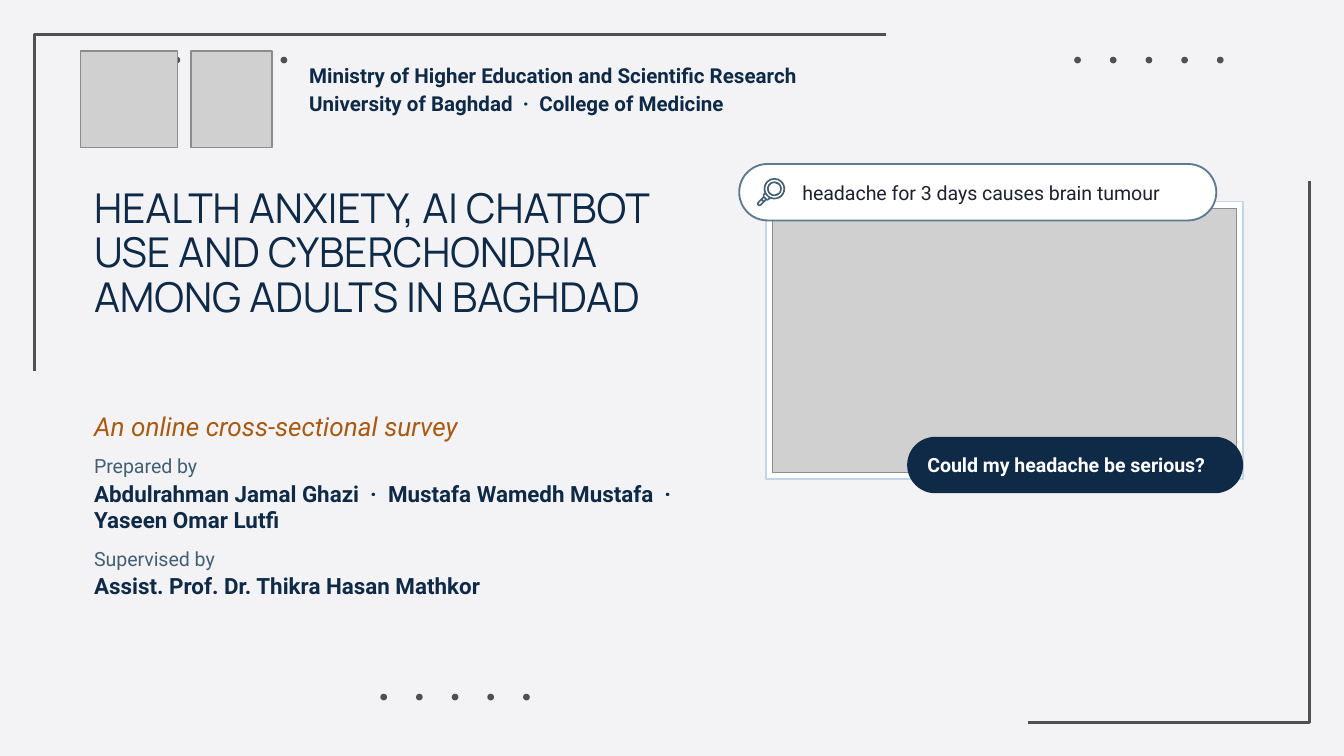
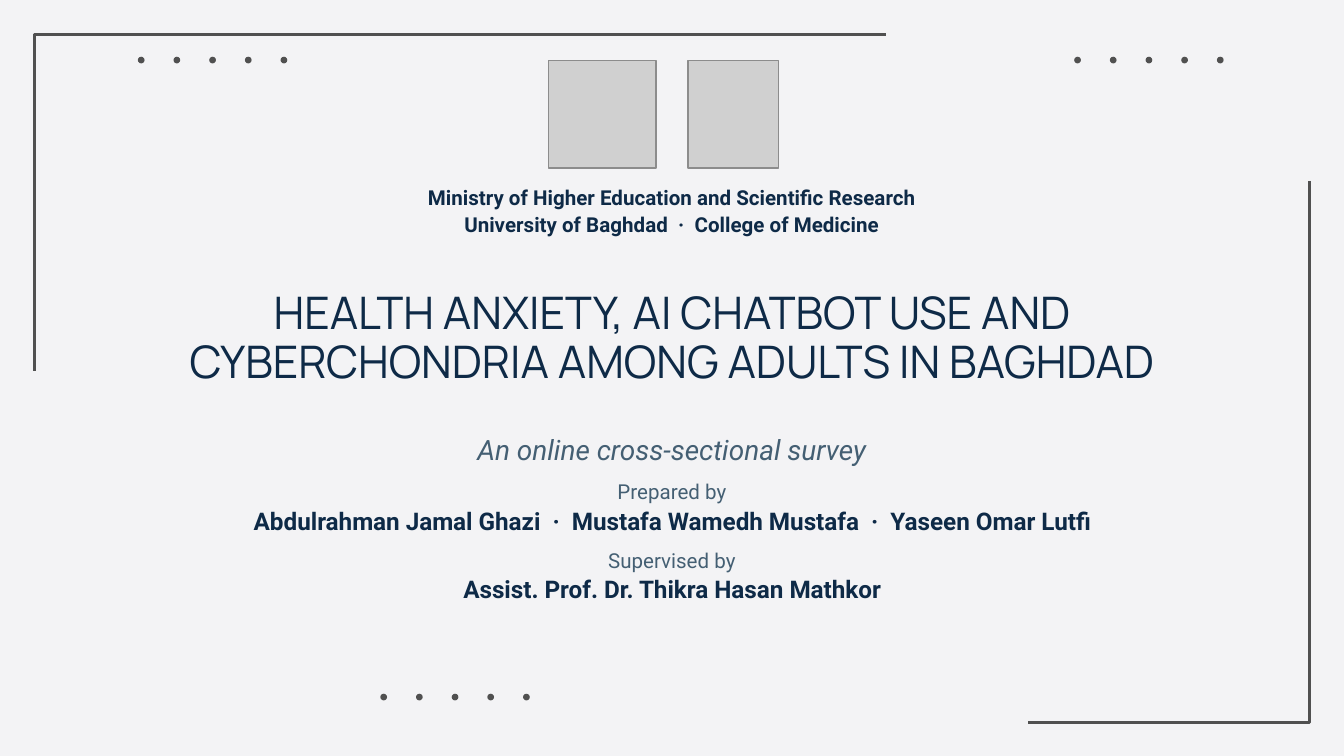
Before and after one commit to Yaseen279/History-Exam, a slide deck: slide 1 of research/output/study/slides/Defence_Final.pptx. Drawn at 1344x756 pixels with LibreOffice and Linux fonts; fonts in the diff are those of the drawing; grey boxes stand for pictures; background and template pictures are left out. Boxes give left, top, right and bottom in pixels: in the first picture for what was removed or moved away, otherwise in the second. Text is boxed around its words. In the diff, an @@ line names an element or a change of style, - is before the commit and + after.

```diff
--- a/research/output/study/slides/Defence_Final.pptx
+++ b/research/output/study/slides/Defence_Final.pptx
@@ ellipse added at [138, 56, 145, 63], fill #505050 @@
@@ ellipse added at [210, 56, 216, 63], fill #505050 @@
@@ ellipse added at [245, 56, 251, 63], fill #505050 @@
@@ picture: place and size @@
-picture at [81, 51, 177, 148]
+picture at [548, 60, 656, 168]
@@ picture: place and size @@
-picture at [191, 51, 271, 148]
+picture at [688, 60, 778, 168]
@@ text "Ministry of Higher Education and ...": place and size @@
-text "Ministry of Higher Education and ..." at [309, 67, 797, 116]
+text "Ministry of Higher Education and ..." at [428, 189, 916, 237]
@@ text "Ministry of Higher Education and ..." at [428, 189, 916, 237]: alignment left to centre; less space between paragraphs @@
@@ rounded rectangle removed at [739, 164, 1216, 220] @@
@@ freeform shape removed at [757, 177, 786, 206] @@
@@ rectangle removed at [766, 202, 1243, 480] @@
@@ freeform shape removed at [766, 181, 782, 196] @@
@@ picture removed at [773, 208, 1236, 473] @@
@@ text removed at [802, 185, 1160, 204] @@
-headache for 3 days causes brain tumour
@@ title "HEALTH ANXIETY, AI CHATBOT USE ...": place and size @@
-title "HEALTH ANXIETY, AI CHATBOT USE ..." at [94, 193, 650, 313]
+title "HEALTH ANXIETY, AI CHATBOT USE ..." at [190, 296, 1154, 379]
@@ title "HEALTH ANXIETY, AI CHATBOT USE ..." at [190, 296, 1154, 379]: size 22 to 24 pt; alignment left to centre; vertical alignment top to middle @@
@@ subtitle "An online cross-sectional survey": place and size @@
-subtitle "An online cross-sectional survey" at [94, 416, 653, 595]
+subtitle "An online cross-sectional survey" at [254, 439, 1090, 599]
@@ subtitle "An online cross-sectional survey" at [254, 439, 1090, 599]: size 14 to 15 pt, text colour #A85A12 to #445F73 in "An online cross-sectional survey"; size 10.5 to 11 pt in "Prepared by", "Supervised by"; size 12 to 13 pt in "Abdulrahman Jamal Ghazi · Mustafa Wamedh Mustafa ...", "Assist. Prof. Dr. Thikra Hasan Mathkor"; alignment left to centre @@
@@ rounded rectangle removed at [907, 437, 1243, 493] @@
@@ text removed at [927, 457, 1205, 476] @@
-Could my headache be serious?
```
Also in this commit, not shown: 15 other slides changed, 1 slide added, 3 slides removed, 4 other files.
